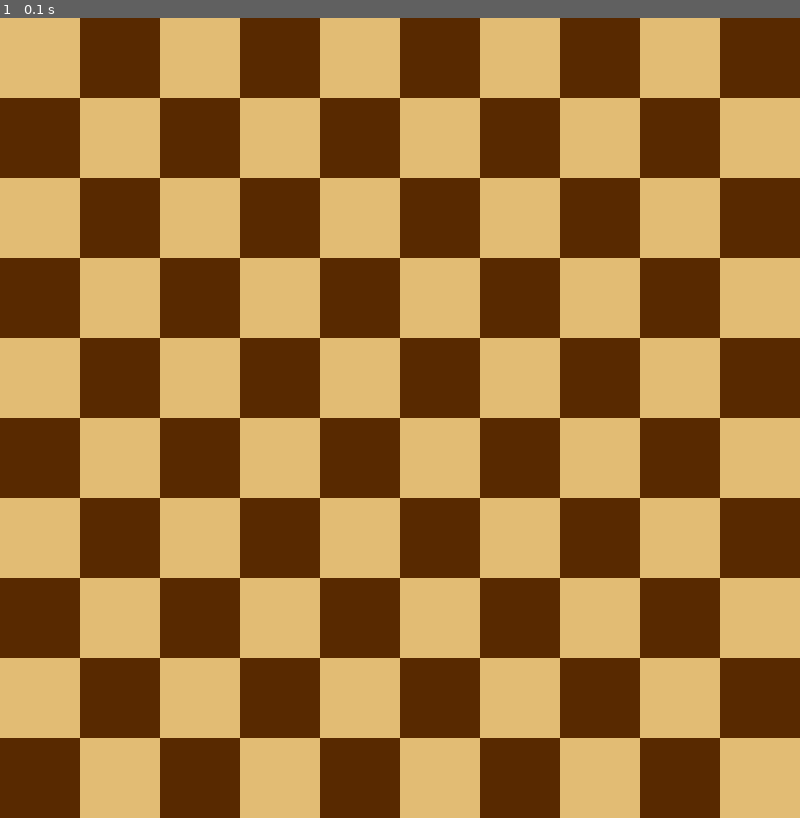
Above: before the commit, frame 1.
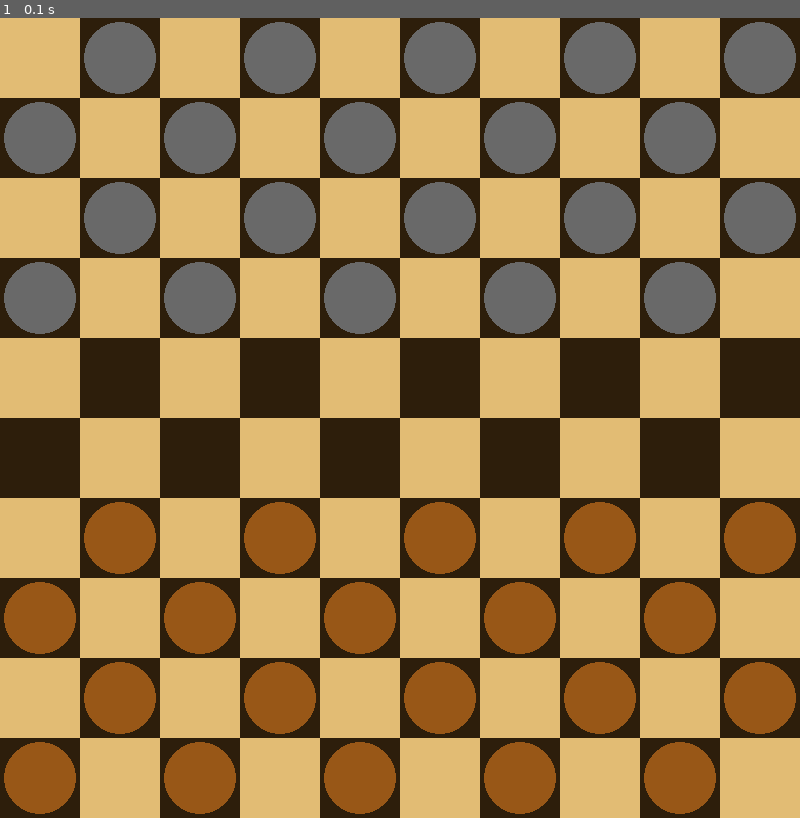
Above: after the commit, the same moment.

Repository: Matancy/Jeu-de-Dames
Game: pygame game, started from main.py
Two runs of this game, one before a commit and one after it. Both use one fixed random seed, a clock stepped at 60 frames per second and the inputs below.
Inputs:
- Up to frame 1 (0.1 s): no input

The runs differ from the first frame. In frame 1, 50% of the frame differs, in the area x 0-100%, y 0-100%.

Commit message:
Update pygame code

Diff:
--- a/pygame_code.py
+++ b/pygame_code.py
@@ -1,31 +1,82 @@
 import pygame
+
+
+
+
+def plateau(size, couleur1, couleur2):
+    for y in range(5):
+        for i in range(5):
+            pygame.draw.rect(surf, couleur1, (0 + (size/5 * i), 0 + (size/5 * y), size/10, size/10))
+            pygame.draw.rect(surf, couleur2, (size/10 + (size/5 * i), 0 + (size/5 * y), size/10, size/10))
+        for i in range(5):
+            pygame.draw.rect(surf, couleur2, (0 + (size/5 * i), size/10 + (size/5 * y), size/10, size/10))
+            pygame.draw.rect(surf, couleur1, (size/10 + (size/5 * i), size/10 + (size/5 * y), size/10, size/10))
+
+
+def pion(size, couleur, x, y):
+    pygame.draw.circle(surf, couleur, (x, y), int(size/22))
+def x(case):
+    return int((size/20)+(2*case*size/20))
+def y(case):
+    return int((size/20)+(2*case*size/20))
+
+
+def depart(size, couleur1, couleur2):
+    for i in range(5):
+        pion(size, couleur1, x(1+i*2), y(0))
+        pion(size, couleur1, x(0+i*2), y(1))
+        pion(size, couleur1, x(1+i*2), y(2))
+        pion(size, couleur1, x(0+i*2), y(3))
+
+    for i in range(5):
+        pion(size, couleur2, x(1+i*2), y(6))
+        pion(size, couleur2, x(0+i*2), y(7))
+        pion(size, couleur2, x(1+i*2), y(8))
+        pion(size, couleur2, x(0+i*2), y(9))
+
+
+
 
 pygame.init()
 
+
 size = 800
+surf = pygame.display.set_mode((size, size))
 
-surf = pygame.display.set_mode((size, size))
-marron_clair = pygame.Color(226, 188, 116)
-marron_fonce = pygame.Color(88, 41, 0)
+
+beige1 = pygame.Color(226, 188, 116)
+marron1 = pygame.Color(88, 41, 0)
+beige2 = pygame.Color(230, 200, 150)
+marron2 = pygame.Color(45, 30, 11)
+orange = pygame.Color(152, 87, 23)
+
+
+test = pygame.Color(105, 105, 105)
+
 blanc = pygame.Color(255, 255, 255)
 noir = pygame.Color(0, 0, 0)
 run = True
 
-while run :
-  for event in pygame.event.get():
-    if event.type == pygame.QUIT:
-      run = False
-
-    for y in range(5):
-        for i in range(5):
-            pygame.draw.rect(surf,marron_clair,(0 + (size/5 * i), 0 + (size/5 * y), size/10, size/10))
-            pygame.draw.rect(surf,marron_fonce,(size/10 + (size/5 * i), 0 + (size/5 * y), size/10, size/10))
-        for i in range(5):
-            pygame.draw.rect(surf,marron_fonce,(0 + (size/5 * i), size/10 + (size/5 * y), size/10, size/10))
-            pygame.draw.rect(surf,marron_clair,(size/10 + (size/5 * i), size/10 + (size/5 * y), size/10, size/10))
 
 
-  pygame.display.flip()
+while run :
+    for event in pygame.event.get():
+        if event.type == pygame.QUIT:
+            run = False
+    plateau(size, beige1, marron2)
+
+
+    depart(size, test, orange)
+
+    """
+    pion(size, beige2, x(1), y(0))
+    pion(size, orange, x(0), y(9))
+
+
+    """
+
+
+    pygame.display.flip()
 
 
 
